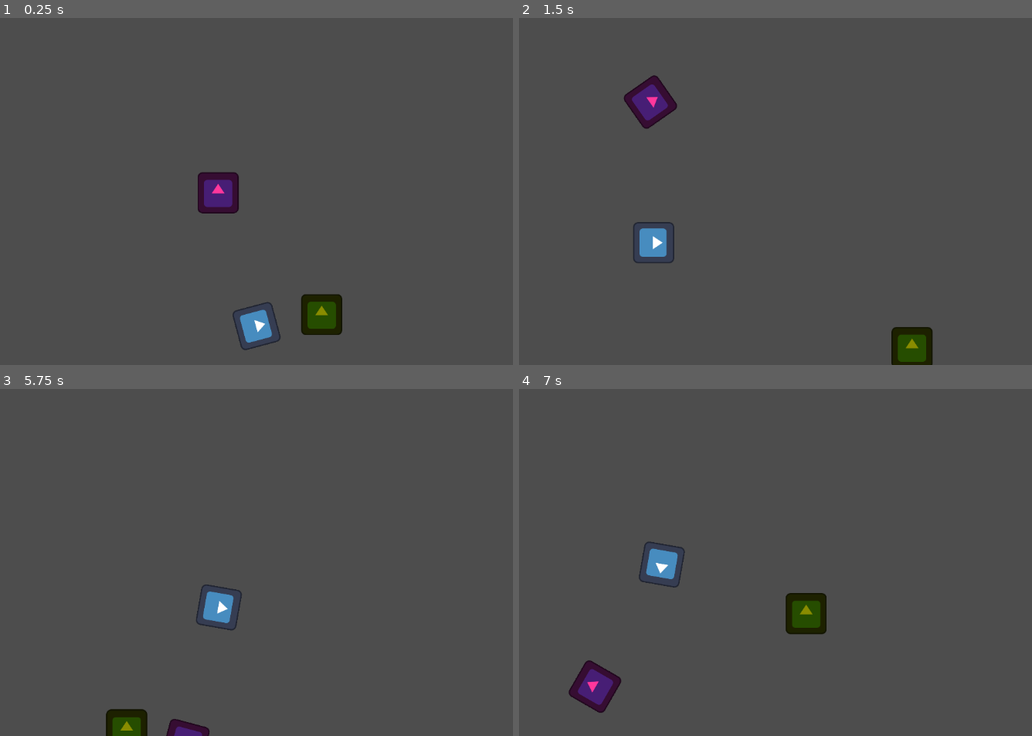
Above: before the commit, frames 1-4 (two rows, left to right).
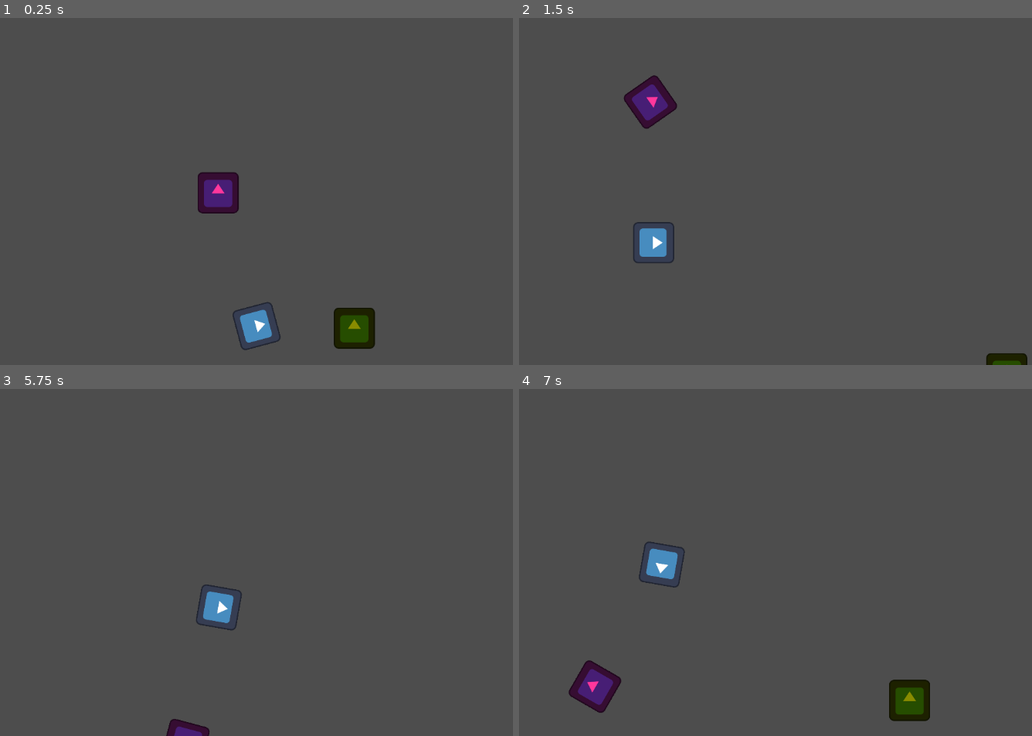
Above: after the commit, the same moments.

Repository: arrowira/cookiejam4
Game: Godot game, scene res://scenes/main.tscn
The game is run twice, just before and just after one commit, with the same random seed, the same clock (stepped at 60 frames per second) and the same inputs. The engine's default icon, where the game draws it, is replaced by a stand-in: a white triangle on a blue panel in a dark square.
Inputs:
- Up to frame 1 (0.25 s): no input
- Up to frame 2 (1.5 s): tap Space (space) at 0.6, 1.35 s
- Up to frame 3 (5.75 s): tap Space (space) every 0.75 s from 2.1 to 5.1 s
- Up to frame 4 (7 s): tap Space (space) at 5.85, 6.6 s

The runs differ from the first frame. In frame 1, 1.7% of the frame differs, in the area x 58-74%, y 79-96%; in frame 2, 1.1%; in frame 3, 0.6%; in frame 4, 1.9%, in the area x 51-81%, y 58-96%.

Commit message:
enemy hits work

Diff:
--- a/cookie-jam-4/grunt.gd
+++ b/cookie-jam-4/grunt.gd
@@ -3,9 +3,7 @@
 var player = Vector2.RIGHT
 var health = 100
 var towardsPlayer = Vector2.RIGHT
-# Called when the node enters the scene tree for the first time.
-func _ready() -> void:
-	damage(30)
+var inKB = false
 
 
 # Called every frame. 'delta' is the elapsed time since the previous frame.
@@ -14,13 +12,20 @@
 
 
 func _physics_process(delta: float) -> void:
-	towardsPlayer = (player-global_position).normalized()
-	position+=towardsPlayer
+	if !inKB:
+		towardsPlayer = (player-global_position).normalized()
+		position+=towardsPlayer
 
 
 
 func damage(amt):
-
-	var kbVector = (10*amt) * (-towardsPlayer).normalized()
+	var kbVector = (300*amt) * (-towardsPlayer).normalized()
 	apply_central_impulse(kbVector)
 	health-=amt
+
+	inKB = true
+	$knockback.start()
+
+
+func _on_knockback_timeout() -> void:
+	inKB = false
--- a/cookie-jam-4/scenes/grunt.tscn
+++ b/cookie-jam-4/scenes/grunt.tscn
@@ -9,7 +9,7 @@
 [node name="grunt" type="RigidBody2D"]
 mass = 10.0
 gravity_scale = 0.0
-linear_damp = 1.0
+linear_damp = 10.0
 script = ExtResource("1_6upo6")
 
 [node name="Icon" type="Sprite2D" parent="."]
@@ -20,3 +20,7 @@
 [node name="CollisionShape2D" type="CollisionShape2D" parent="."]
 position = Vector2(0, -2.5)
 shape = SubResource("RectangleShape2D_6upo6")
+
+[node name="knockback" type="Timer" parent="."]
+
+[connection signal="timeout" from="knockback" to="." method="_on_knockback_timeout"]
